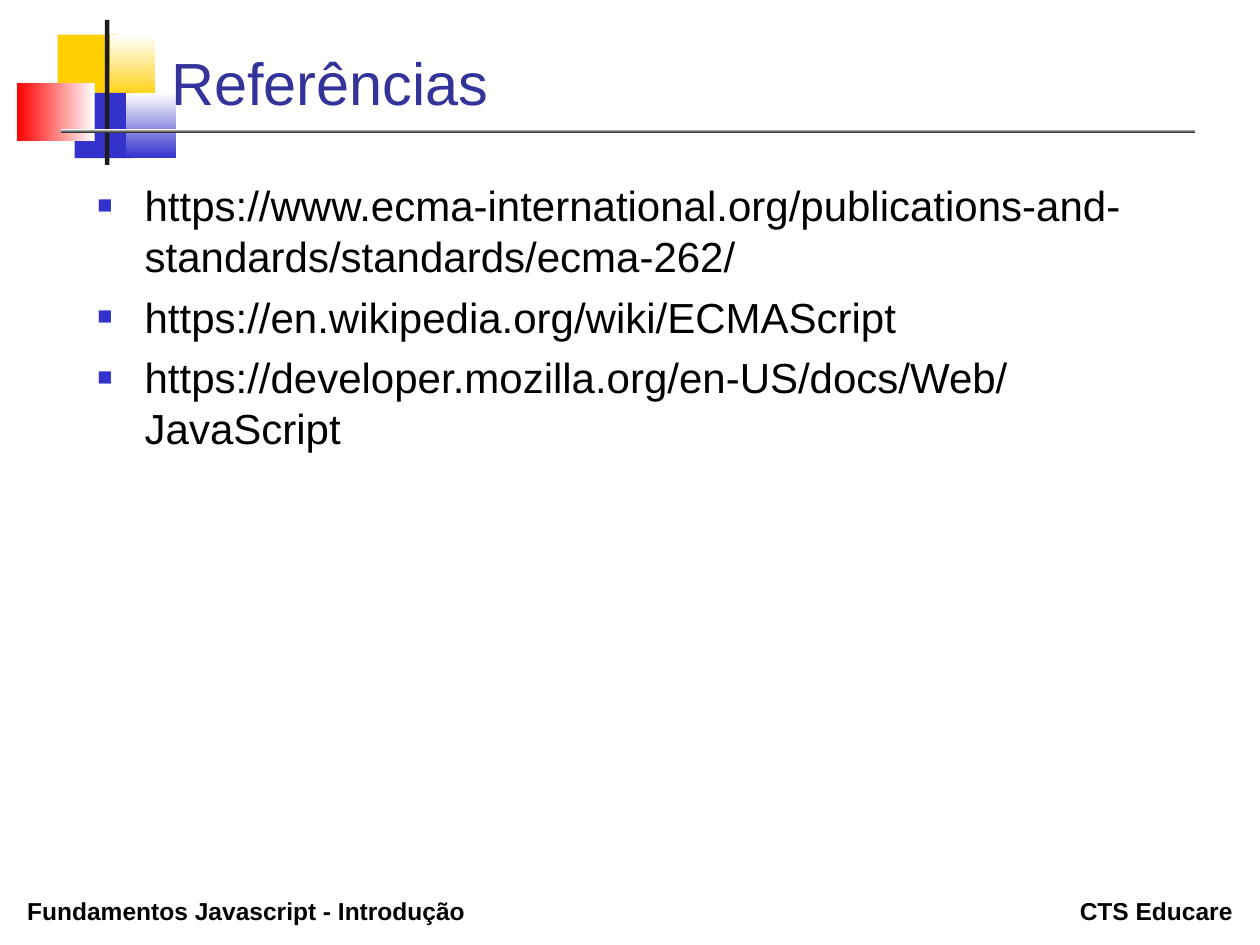
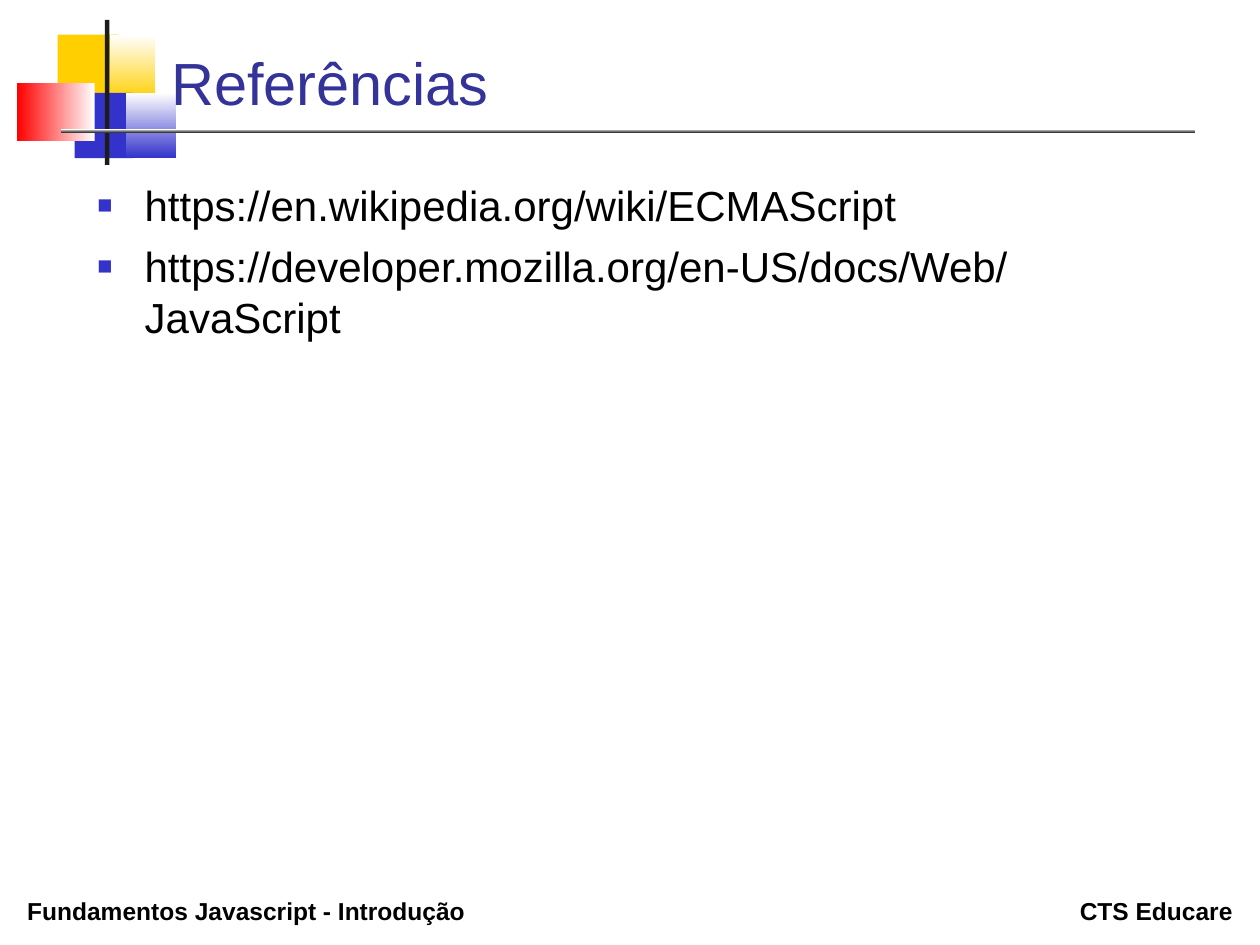
Before and after one commit to erosvitor/curso-javascript-fundamentos, a slide deck: slide 8 of topicos/01_introducao/Introducao.odp (slide 7 before the commit). Drawn at 1260x945 pixels with LibreOffice and Linux fonts; fonts in the diff are those of the drawing. Boxes give left, top, right and bottom in pixels: in the first picture for what was removed or moved away, otherwise in the second. Text is boxed around its words. In the diff, an @@ line names an element or a change of style, - is before the commit and + after.

```diff
--- a/topicos/01_introducao/Introducao.odp
+++ b/topicos/01_introducao/Introducao.odp
@@ text at (x1=145, y1=190, x2=1121, y2=273): paragraph removed @@
-■ https://www.ecma-international.org/publications-and-standards/standards/ecma-262/
```
Also in this commit, not shown: 4 other slides changed, 1 slide added, 12 other files.
